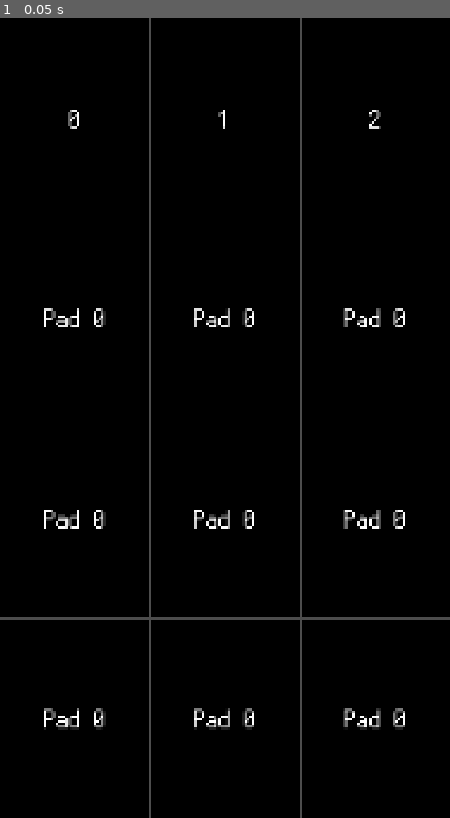
Above: before the commit, frame 1.
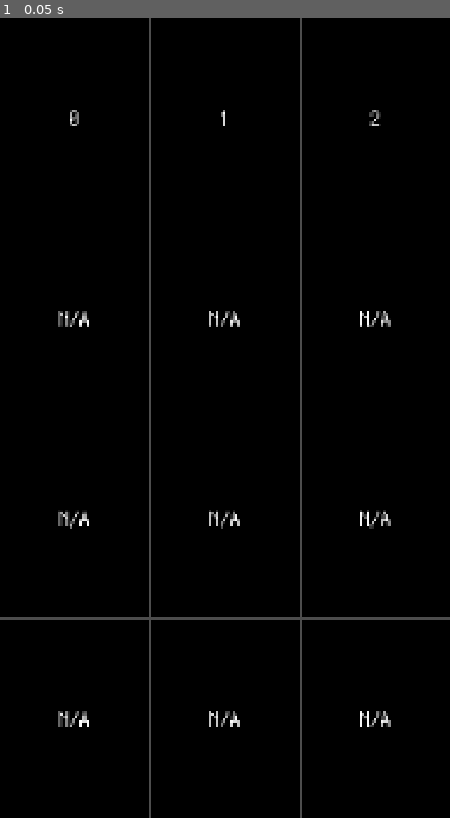
Above: after the commit, the same moment.

Repository: joshuafolkken/quick-pad
Game: Godot game, scene res://scenes/main.tscn
Two runs of this game, one before a commit and one after it. Both use one fixed random seed, a clock stepped at 60 frames per second and the inputs below.
Inputs:
- Up to frame 1 (0.05 s): no input

The runs differ from the first frame. In frame 1, 1.8% of the frame differs, in the area x 9-90%, y 11-89%.

Commit message:
adjusts label text #7

Diff:
--- a/project.godot
+++ b/project.godot
@@ -11,7 +11,7 @@
 [application]
 
 config/name="Quick Pad"
-config/version="0.3.0"
+config/version="0.4.0"
 run/main_scene="uid://eufd3b7a5ftf"
 config/features=PackedStringArray("4.4", "Forward Plus")
 config/icon="res://icon.svg"
--- a/scenes/pad.gd
+++ b/scenes/pad.gd
@@ -7,7 +7,7 @@
 	get:
 		return _player.stream != null
 
-@onready var _label: Label = $Label
+@onready var _label: Label = $MarginContainer/Label
 @onready var _player: AudioStreamPlayer = $Player
 
 
@@ -66,6 +66,7 @@
 
 func _ready() -> void:
 	get_window().files_dropped.connect(_on_files_dropped)
+	_label.text = "N/A"
 
 
 func set_label(value: String) -> void:
--- a/scenes/pad.tscn
+++ b/scenes/pad.tscn
@@ -1,7 +1,10 @@
-[gd_scene load_steps=3 format=3 uid="uid://houetpgse2ap"]
+[gd_scene load_steps=4 format=3 uid="uid://houetpgse2ap"]
 
 [ext_resource type="Script" uid="uid://db12omxg40u6c" path="res://scenes/pad.gd" id="1_acetd"]
 [ext_resource type="AudioStream" uid="uid://sic3h28wk3in" path="res://assets/audio/1.mp3" id="2_sqfiy"]
+
+[sub_resource type="LabelSettings" id="LabelSettings_sqfiy"]
+font_size = 50
 
 [node name="Pad" type="Control"]
 layout_mode = 3
@@ -22,18 +25,27 @@
 grow_vertical = 2
 color = Color(0, 0, 0, 1)
 
-[node name="Label" type="Label" parent="."]
+[node name="MarginContainer" type="MarginContainer" parent="."]
 layout_mode = 1
 anchors_preset = 15
 anchor_right = 1.0
 anchor_bottom = 1.0
 grow_horizontal = 2
 grow_vertical = 2
+theme_override_constants/margin_left = 12
+theme_override_constants/margin_top = 12
+theme_override_constants/margin_right = 12
+theme_override_constants/margin_bottom = 12
+
+[node name="Label" type="Label" parent="MarginContainer"]
+layout_mode = 2
 size_flags_vertical = 3
 theme_override_font_sizes/font_size = 60
-text = "Pad 0"
+text = "うはあああああああああああああああああああえええ"
+label_settings = SubResource("LabelSettings_sqfiy")
 horizontal_alignment = 1
 vertical_alignment = 1
+autowrap_mode = 3
 
 [node name="Button" type="TextureButton" parent="."]
 layout_mode = 1
